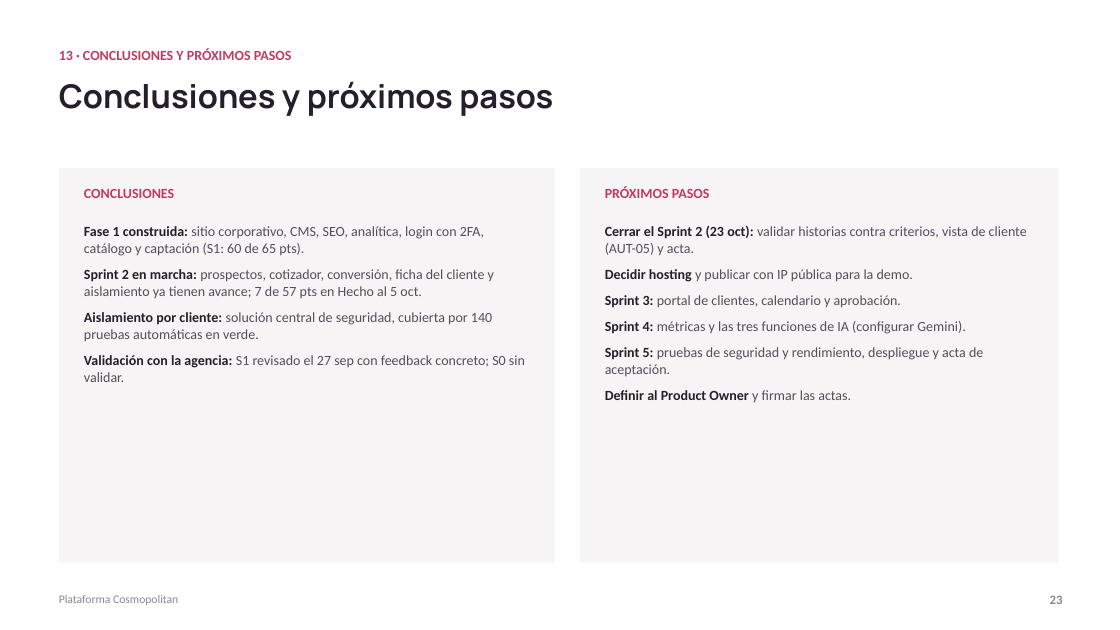
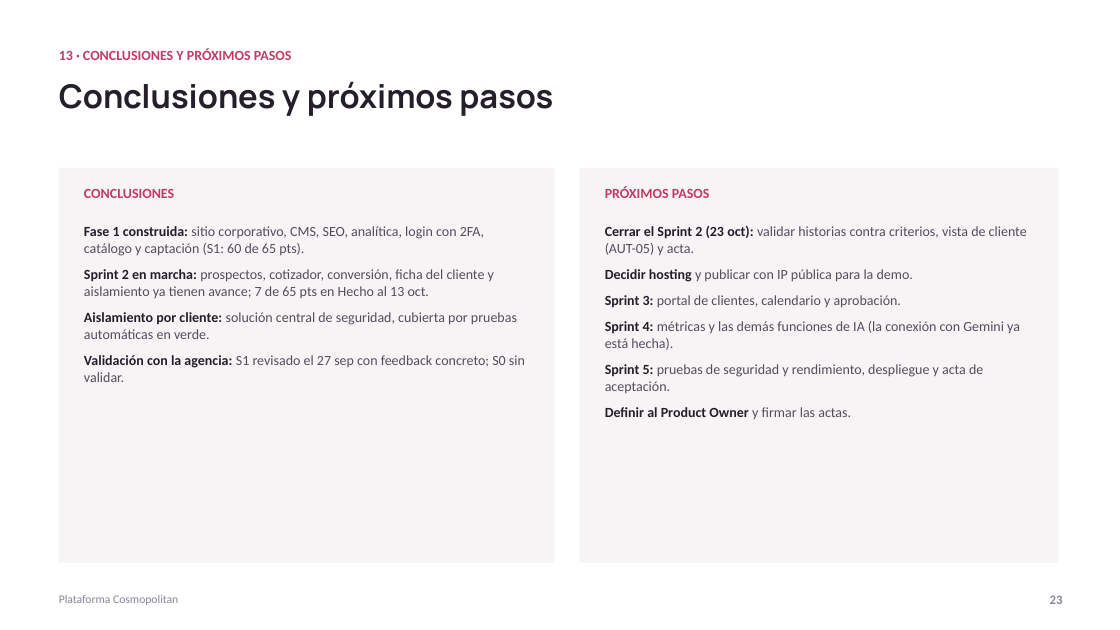
Before and after one commit to ChristianCuadra/capstone, a slide deck: slide 23 of Fase 2/Presentacion-Cosmopolitan.pptx. Drawn at 1120x630 pixels with LibreOffice and Linux fonts; fonts in the diff are those of the drawing. Boxes give left, top, right and bottom in pixels: in the first picture for what was removed or moved away, otherwise in the second. Text is boxed around its words. In the diff, an @@ line names an element or a change of style, - is before the commit and + after.

```diff
--- a/Fase 2/Presentacion-Cosmopolitan.pptx
+++ b/Fase 2/Presentacion-Cosmopolitan.pptx
@@ text at (84,269,517,339): text changed @@
-Sprint 2 en marcha: prospectos, cotizador, conversión, ficha del cliente y aislamiento ya tienen avance; 7 de 57 pts en Hecho al 5 oct.
-Aislamiento por cliente: solución central de seguridad, cubierta por 140 pruebas automáticas en verde.
+Sprint 2 en marcha: prospectos, cotizador, conversión, ficha del cliente y aislamiento ya tienen avance; 7 de 65 pts en Hecho al 13 oct.
+Aislamiento por cliente: solución central de seguridad, cubierta por pruebas automáticas en verde.
@@ text at (605,321,1020,350): text changed @@
-Sprint 4: métricas y las tres funciones de IA (configurar Gemini).
+Sprint 4: métricas y las demás funciones de IA (la conexión con Gemini ya está hecha).
```
Also in this commit, not shown: 7 other slides changed, 2 other files.
